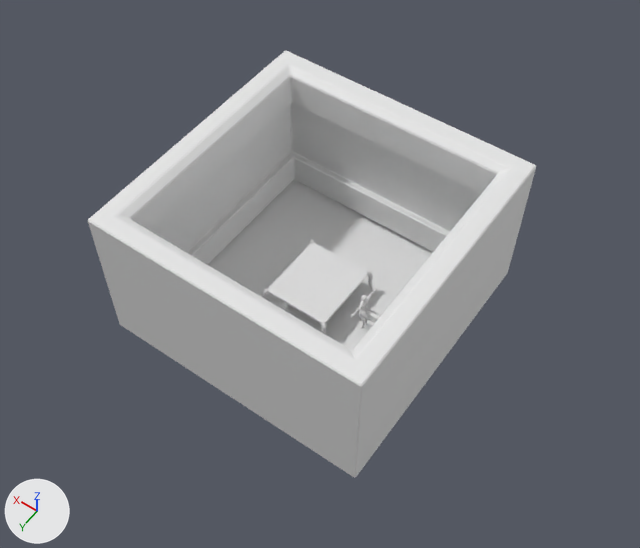
A saved change to the Blender file Arte/Escenario/Modelo3D/Escenario.blend.
Camera for both pictures: a 50 mm camera at (-144.0, 200.0, 334.0) aimed at (-5.0, 5.0, 27.0). Every picture has the same lights, and +X, +Y and +Z are marked at lower left.

The scene before the commit, as lines of its bpy script (objects in view):
```python
me_cubo = bpy.data.meshes.new('Cubo')
me_cubo.from_pydata(...)  # 40 vertices, 40 faces; spans x -1.14..1.14, y -1.14..1.14, z 0.0..1.26
me_cubo_001 = bpy.data.meshes.new('Cubo.001')
me_cubo_001.from_pydata(...)  # a box spanning x -1.0..1.0, y -1.0..1.0, z 0.28..2.17
me_plano = bpy.data.meshes.new('Plano')
me_plano.from_pydata([(-1.0, -1.0, 0.0), (1.0, -1.0, 0.0), (-1.0, 1.0, 0.0), (1.0, 1.0, 0.0)], [], [(0, 1, 3, 2)])
ob_mesa = bpy.data.objects.new('Mesa', me_cubo_001)
ob_mesa.location = (0.0, 0.0, 11.8)
ob_mesa.scale = (16.0, 17.7, 0.558)
_m = ob_mesa.modifiers.new('Biselar', 'BEVEL')
_m.width = 0.08
_m.width_pct = 0.08
_m.segments = 2
ob_paredes = bpy.data.objects.new('Paredes', me_cubo)
ob_paredes.location = (0.0, 0.0, 0.0)
ob_paredes.scale = (57.2, 57.2, 57.2)
_m = ob_paredes.modifiers.new('Biselar', 'BEVEL')
_m.width = 0.01
_m.width_pct = 0.01
ob_suelo = bpy.data.objects.new('Suelo', me_plano)
ob_suelo.location = (0.0, 0.0, 0.0)
ob_suelo.scale = (57.2, 57.2, 57.2)
_m = ob_suelo.modifiers.new('Solidificar', 'SOLIDIFY')
_m.thickness = 0.14
_m = ob_suelo.modifiers.new('Biselar', 'BEVEL')
_m.width = 0.01
_m.width_pct = 0.01
# also in view: 'Alfombra' at (0.0, 0.0, 0.0)
```
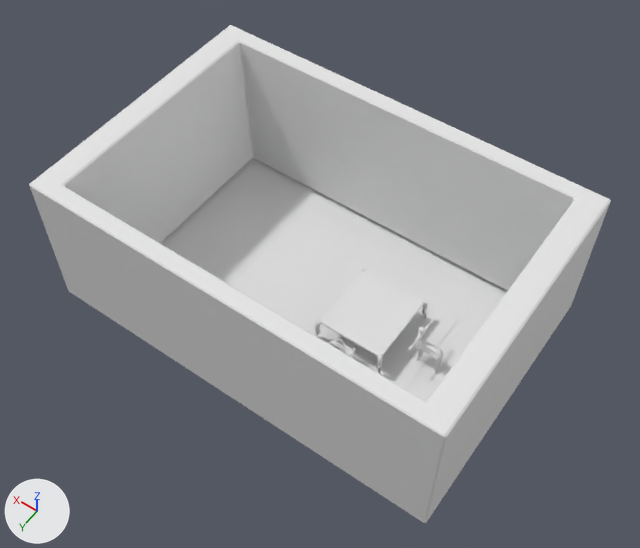
Where the change shows, as pixel boxes (x1, y1, x2, y2) in the pictures (640 x 548 px):
```json
{"object": "Paredes", "change": "reshaped, rescaled", "before": [88, 50, 536, 477], "after": [29, 25, 611, 523], "on screen": "30% wider, 17% taller"}
{"object": "Suelo", "change": "rescaled", "before": [207, 180, 433, 289], "after": [160, 158, 507, 401]}
{"object": "Silla", "change": "added", "after": [329, 338, 356, 358]}
{"part": 1, "of": "me_cubo", "change": "cut back", "before": [114, 65, 512, 360], "after": [62, 41, 578, 403]}
```

Edits to the scene script, one JSON object a line:
```json
{"block": "me_cubo", "where": "# used by ob_paredes; location = (0.0, 0.0, 0.0); scale = (57.2, 57.2, 57.2)"}
{"op": "remove", "block": "me_cubo", "code": "me_cubo.from_pydata(...)  # 40 vertices, 40 faces; spans x -1.14..1.14, y -1.14..1.14, z 0.0..1.26"}
{"op": "add", "block": "me_cubo", "code": "me_cubo.from_pydata(...)  # 20 vertices, 20 faces; spans x -1.14..1.14, y -1.14..1.14, z 0.0..1.26"}
{"block": "me_cubo", "change": "me_cubo part 1"}
{"block": "me_cubo", "change": "20 vertices are removed from x -1.0..1.0, y -1.0..1.0, z 0.3..1.22"}
{"block": "me_cubo", "change": "24 faces are deleted"}
{"block": "me_cubo", "change": "4 new faces join them"}
{"op": "add", "block": "me_cubo_002", "code": ["me_cubo_002 = bpy.data.meshes.new('Cubo.002')", "me_cubo_002.from_pydata(...)  # 235 vertices, 251 faces, 1 loose edge; spans x -1.73..1.73, y -2.43..0.76, z -1.05..5.22"]}
{"op": "set", "path": "ob_suelo.scale", "old": "(57.2, 57.2, 57.2)", "new": "(86.3, 57.2, 57.2)"}
{"op": "set", "path": "ob_paredes.scale", "old": "(57.2, 57.2, 57.2)", "new": "(86.4, 57.2, 57.2)"}
{"op": "add", "block": "ob_silla", "code": ["ob_silla = bpy.data.objects.new('Silla', me_cubo_002)", "ob_silla.location = (-29.4, 26.1, 4.3)", "ob_silla.scale = (3.39, 3.39, 3.39)"]}
```
